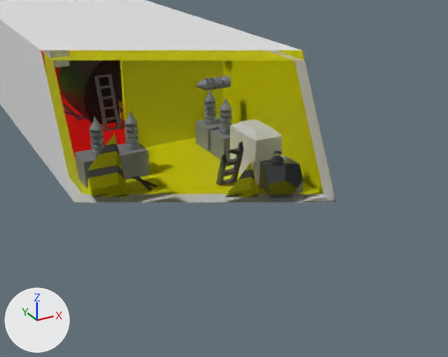
Renders of the Blender file SpaceGame/Assets/Ship2.blend from each side of a commit.
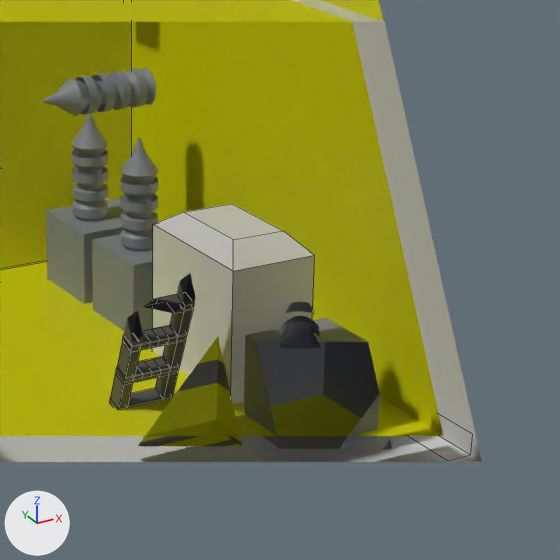
Each version appears first from a camera (50 mm lens) standing at (-29.82, -86.23, 16.77) and looking at (-11.44, -52.83, 0.07), and next in a close-up on the part from 40% to 81% of the width and 15% to 66% of the height. The axes (+X, +Y, +Z) are drawn at lower left. The lights are the same throughout. The close-ups show mesh edges as thin lines. Everything nearer to the camera than a plane just in front of the edit is cut away.
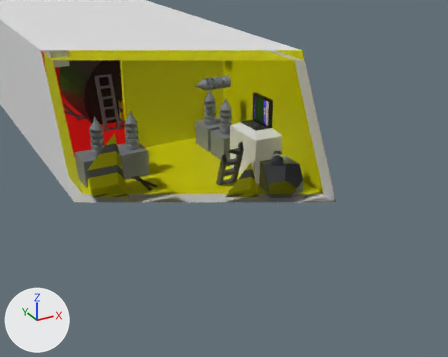
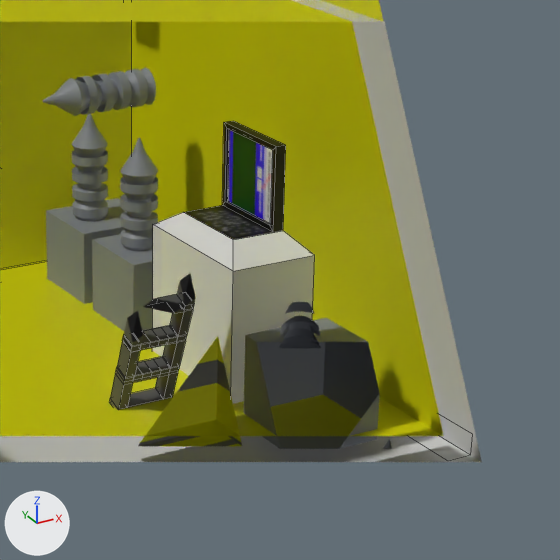
Location of each change, [x1, y1, x2, y2] in pixels of the close-ups (560 x 560 px):
'Cube.018', reshaped, moved (42% taller)
    before: [152, 204, 315, 403]
    after: [152, 121, 315, 403]
part 1 of me_cube_030, built on
    before: [184, 204, 283, 240]
    after: [184, 121, 286, 240]
part 2 of me_cube_030, recoloured
    both: [152, 212, 315, 378]

Patch to the scene script:
```diff
--- a/SpaceGame/Assets/Ship2.blend.py
+++ b/SpaceGame/Assets/Ship2.blend.py
@@ img_bios_panel_png @@
+img_bios_panel_png = load_image('bios_panel.png', 'Textures/bios_panel.png', 695, 269, 'sRGB')
@@ mat_bios @@
+mat_bios = principled_material('BIOS')
+mat_bios.texture = img_bios_panel_png
@@ me_cube_030 @@
 # used by ob_cube_018; location = (-9.07, -52.19, 0.83)
-me_cube_030.from_pydata(...)  # 12 vertices, 10 faces; spans x -1.0..1.0, y -2.37..1.0, z -1.0..2.64
+me_cube_030.from_pydata(...)  # 28 vertices, 26 faces; spans x -1.0..1.0, y -2.37..1.0, z -1.0..4.51
+# me_cube_030 part 1
+# 1 face is deleted
+# 16 vertices are added at x 0.37..0.61, y -1.72..0.35, z 2.64..4.51
+# 17 new faces join them
+# me_cube_030 part 2: 9 faces spanning x -1.0..1.0, y -2.37..1.0, z -1.0..2.64 switch from no material to mat_bios (picture img_bios_panel_png)
```
